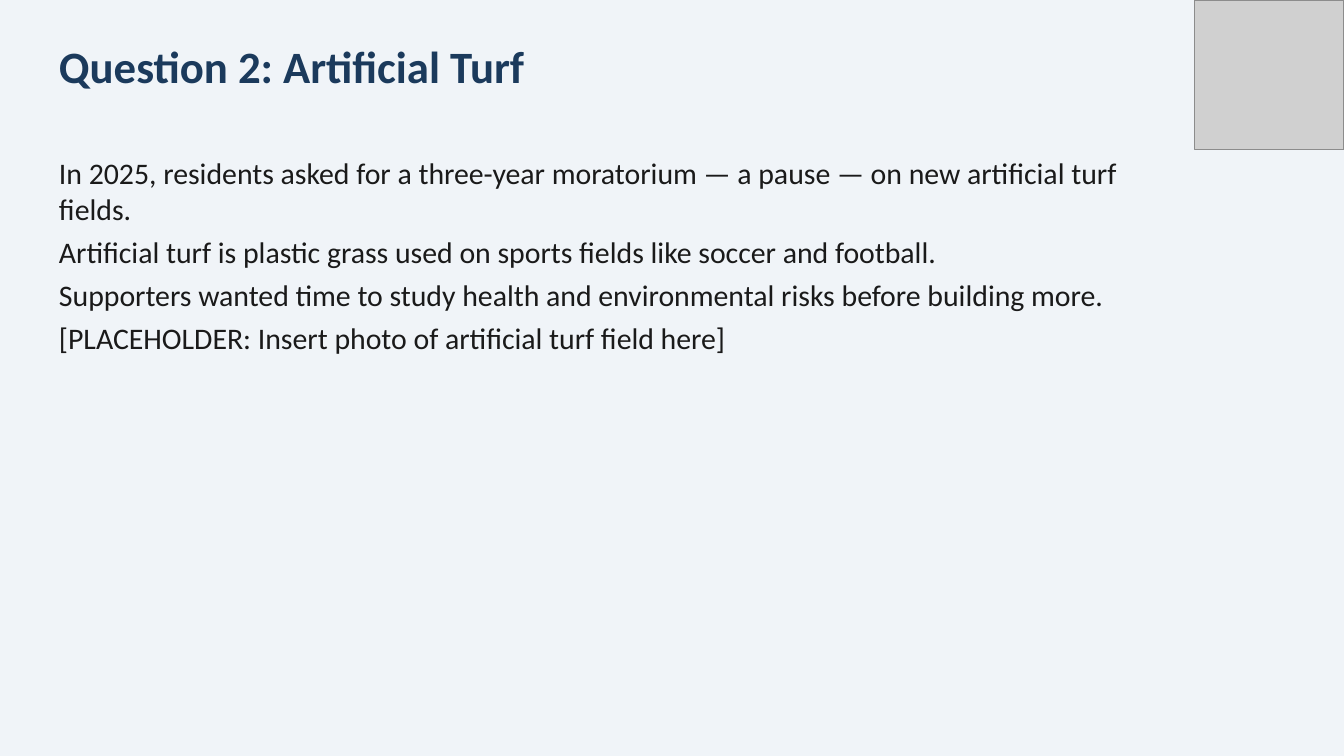
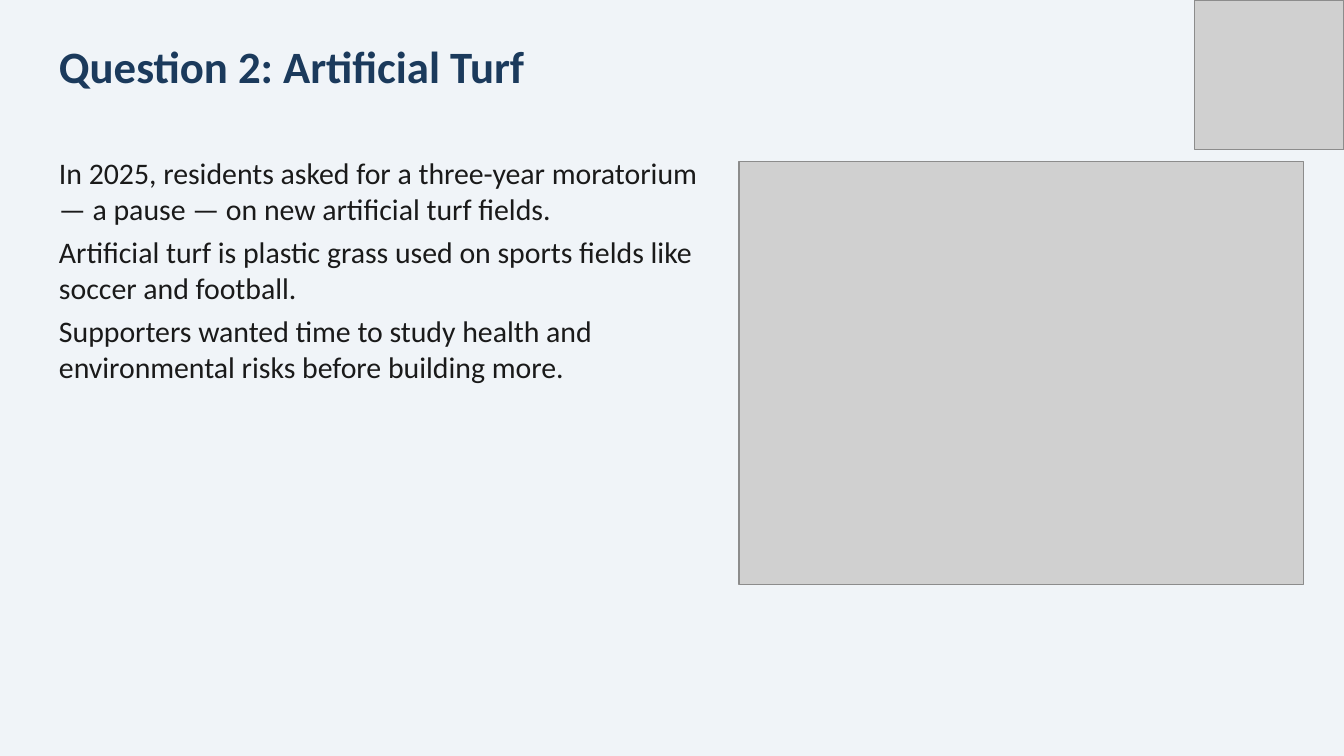
Before and after one commit to connectjeff/natick-curriculum, a slide deck: slide 8 of Town_Meeting_Video_Slides.pptx. Drawn at 1344x756 pixels with LibreOffice and Linux fonts; fonts in the diff are those of the drawing; grey boxes stand for pictures. Boxes give left, top, right and bottom in pixels: in the first picture for what was removed or moved away, otherwise in the second. Text is boxed around its words. In the diff, an @@ line names an element or a change of style, - is before the commit and + after.

```diff
--- a/Town_Meeting_Video_Slides.pptx
+++ b/Town_Meeting_Video_Slides.pptx
@@ picture added at box(739, 161, 1304, 585) @@
@@ text at box(59, 327, 725, 354): paragraph removed @@
-[PLACEHOLDER: Insert photo of artificial turf field here]
```
Also in this commit, not shown: 3 other files.
